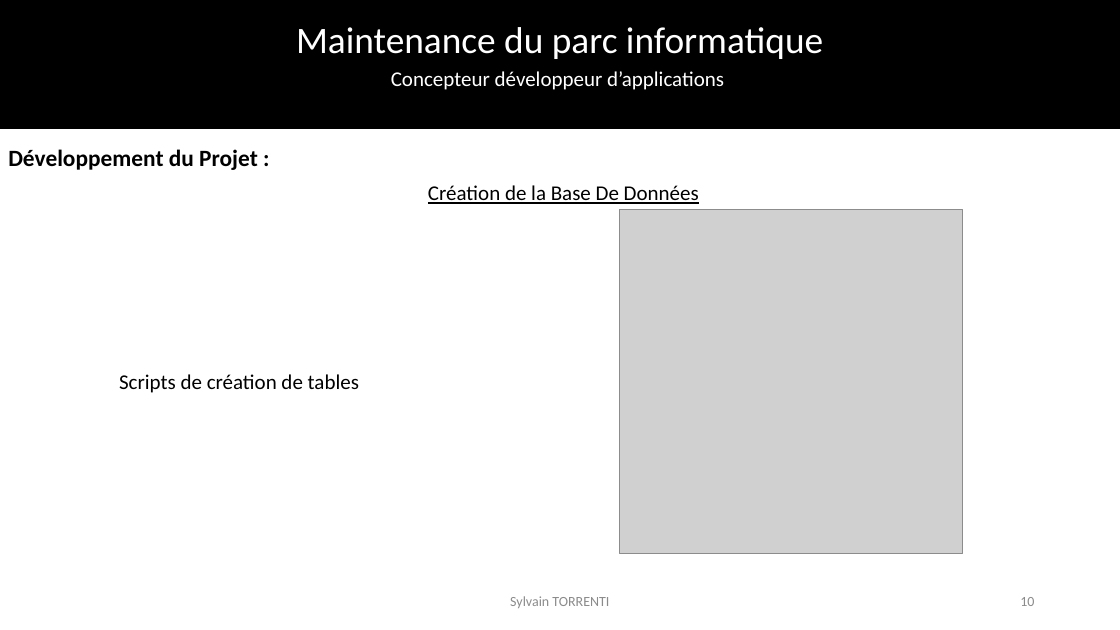
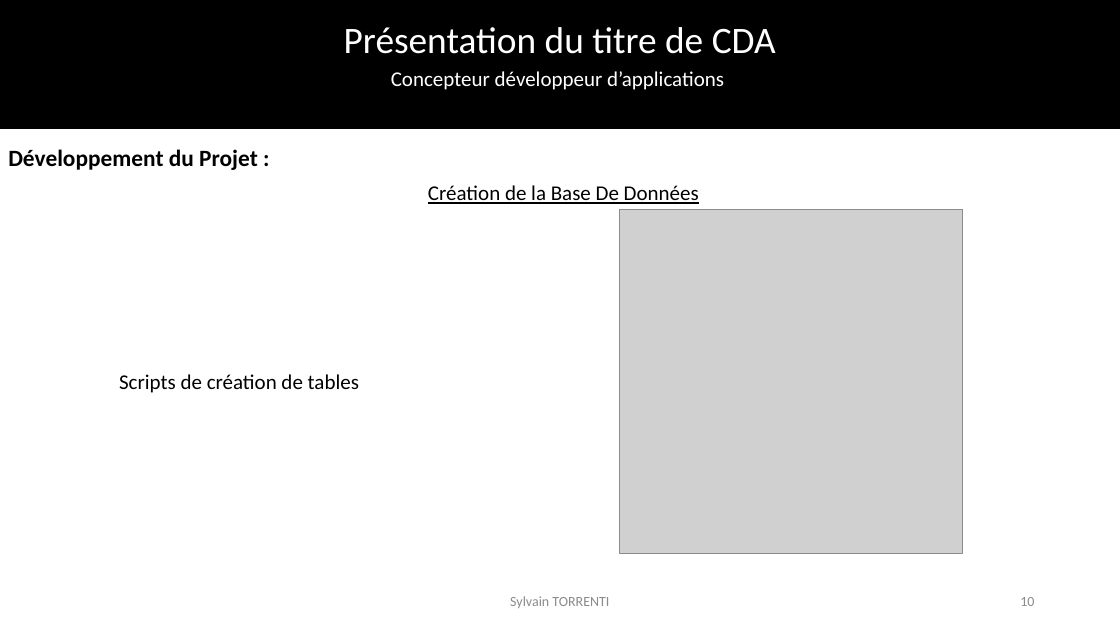
Before and after one commit to SylvainTorrenti/PERSO-Dossier-Projet, a slide deck: slide 10 of Presentation epcf (1).pptx. Drawn at 1120x630 pixels with LibreOffice and Linux fonts; fonts in the diff are those of the drawing; grey boxes stand for pictures; background and template pictures are left out. Boxes give left, top, right and bottom in pixels: in the first picture for what was removed or moved away, otherwise in the second. Text is boxed around its words. In the diff, an @@ line names an element or a change of style, - is before the commit and + after.

```diff
--- a/Presentation epcf (1).pptx
+++ b/Presentation epcf (1).pptx
@@ text removed at [296, 27, 823, 59] @@
-Maintenance du parc informatique
@@ text added at [344, 27, 776, 54], 32 pt, text #FFFFFF @@
+Présentation du titre de CDA
```
Also in this commit, not shown: 55 other slides changed, 11 other files.
